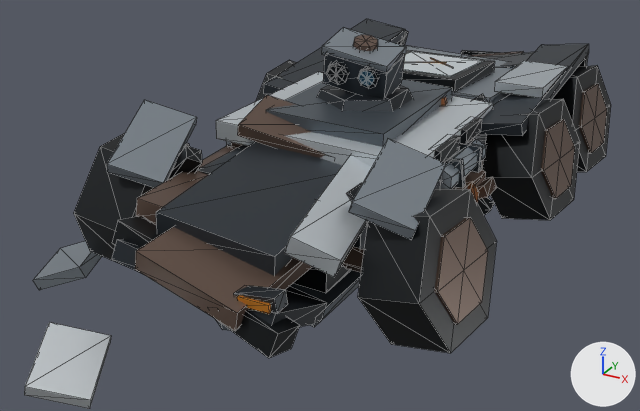
The glTF model assets/recon-rover-s/lod2/r47xs_recon_rover_d2_lod2.glb: old version first, new version second.
Before and after are seen from a 50 mm camera at (2.48, -5.38, 2.73) aimed at (-0.25, -0.42, 0.25). The axes (+X, +Y, +Z) are drawn at lower right. The lights are the same throughout. The picture after the commit comes second. Mesh edges are drawn as thin lines. Where no turn or scale is listed for an object, it has been applied to the vertices. Vertices at exactly the same position are counted once.

In view in the first picture: 'ROVER_STATIC_BODY'.
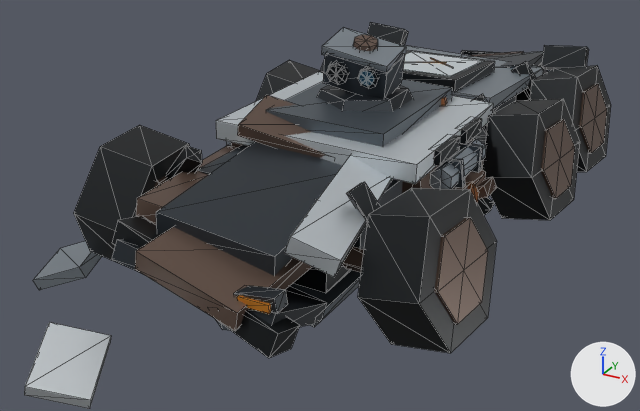
Boxes [x1, y1, x2, y2] around the edits, measured in the pictures (640 x 411 px):
'ROVER_STATIC_BODY', reshaped: before [24, 19, 611, 409]; after [24, 22, 611, 409]
part 1 of me_mesh_0, deleted: before [107, 100, 197, 188]
part 2 of me_mesh_0, deleted: before [263, 19, 405, 95]
part 3 of me_mesh_0, deleted: before [478, 44, 589, 136]
part 4 of me_mesh_0, deleted: before [349, 139, 446, 240]
part 5 of me_mesh_0, deleted: before [494, 61, 568, 98]

Edits to the bpy script that builds the scene:
```text
Change me_mesh_0:
    used by ob_rover_static_body; location = (0.0, 0.0, 0.0)
    remove me_mesh_0.from_pydata(...)  # 1628 vertices, 2592 faces; spans x -1.68..1.26, y -2.79..2.39, z -0.15..1.44
    add me_mesh_0.from_pydata(...)  # 1588 vertices, 2532 faces; spans x -1.68..1.26, y -2.79..2.39, z -0.15..1.44
    me_mesh_0 part 1: the loose piece of 8 vertices spanning x -1.03..-0.57, y -1.81..-1.15, z 0.75..1.13 is deleted
    me_mesh_0 part 2: the loose piece of 8 vertices spanning x -0.99..-0.61, y 0.05..1.79, z 0.77..1.07 is deleted
    me_mesh_0 part 3: the loose piece of 8 vertices spanning x 0.61..0.99, y 0.05..1.79, z 0.77..1.07 is deleted
    me_mesh_0 part 4: the loose piece of 8 vertices spanning x 0.6..1.0, y -1.8..-1.16, z 0.82..1.14 is deleted
    me_mesh_0 part 5: the loose piece of 8 vertices spanning x 0.63..0.97, y 0.54..1.22, z 0.94..1.01 is deleted
```
